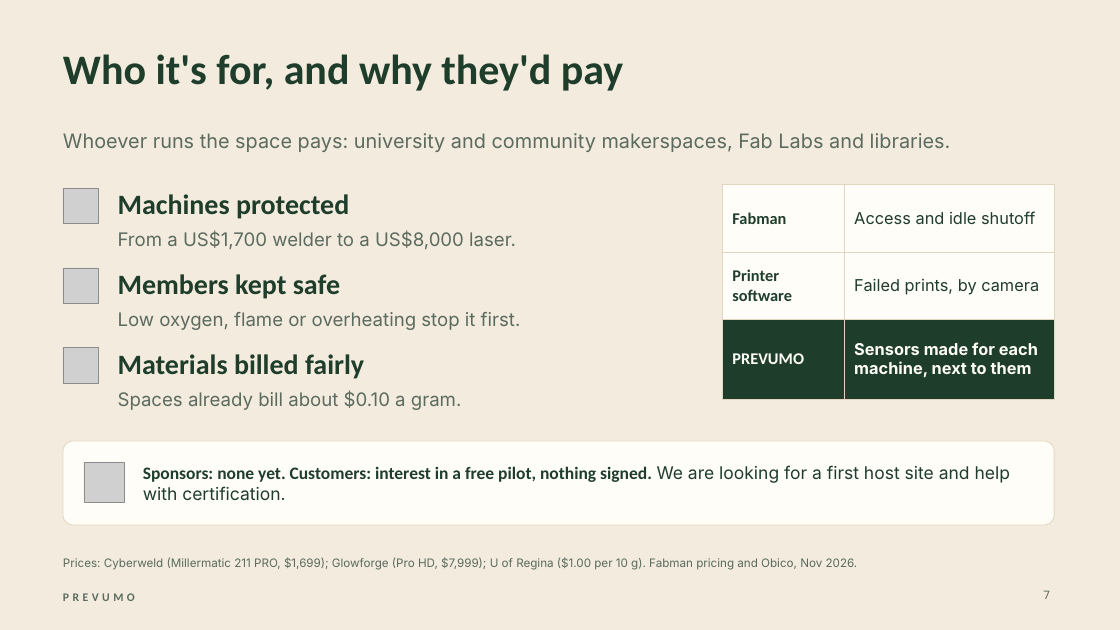
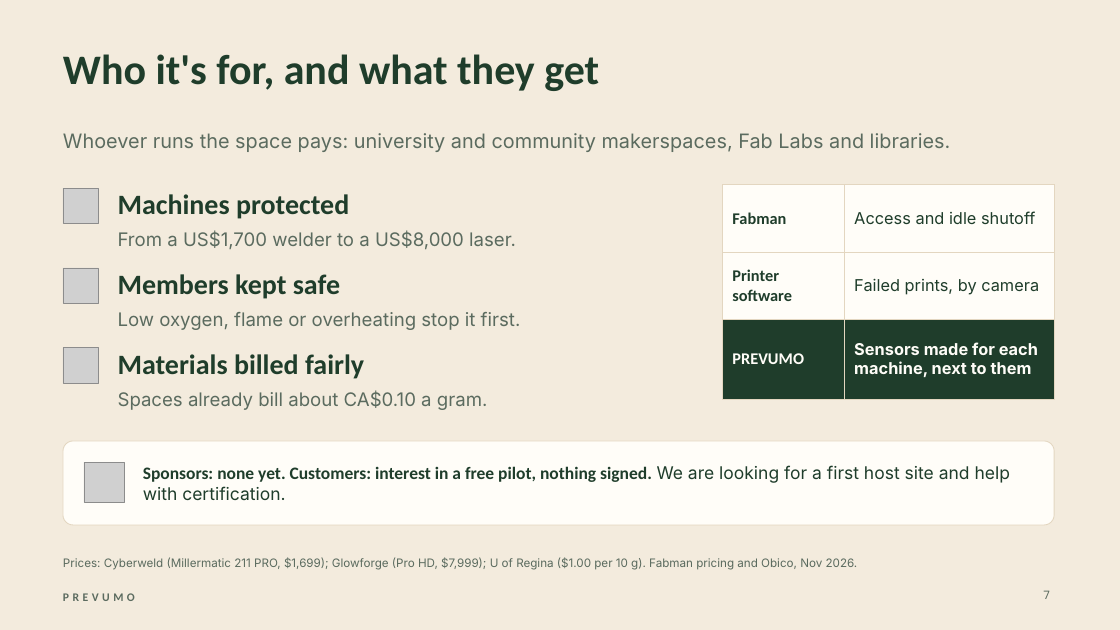
Before and after one commit to WAHB22/wahbs-world, a slide deck: slide 7 of prevumo/deliverables/final/PREVUMO-final.pptx. Drawn at 1120x630 pixels with LibreOffice and Linux fonts; fonts in the diff are those of the drawing; grey boxes stand for pictures. Boxes give left, top, right and bottom in pixels: in the first picture for what was removed or moved away, otherwise in the second. Text is boxed around its words. In the diff, an @@ line names an element or a change of style, - is before the commit and + after.

```diff
--- a/prevumo/deliverables/final/PREVUMO-final.pptx
+++ b/prevumo/deliverables/final/PREVUMO-final.pptx
@@ title at [63, 54, 599, 91]: text changed @@
-Who it's for, and why they'd pay
+Who it's for, and what they get
@@ text at [118, 390, 488, 410]: text changed @@
-Spaces already bill about $0.10 a gram.
+Spaces already bill about CA$0.10 a gram.
```
Also in this commit, not shown: 7 other slides changed, 11 other files.
